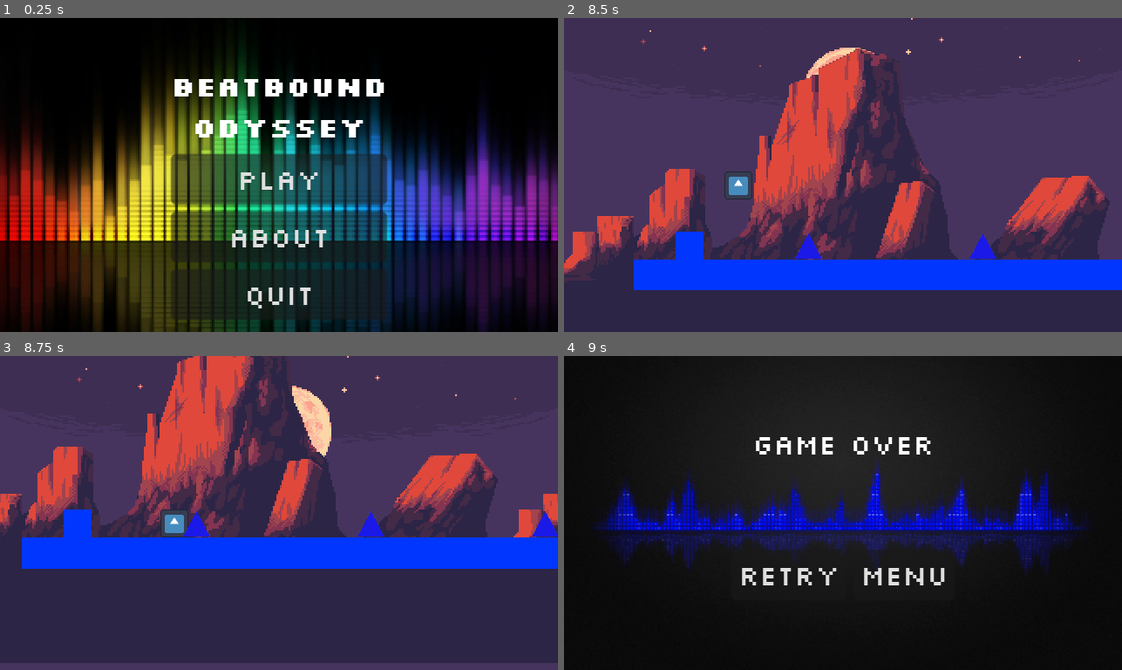
Above: before the commit, frames 1-4 (two rows, left to right).
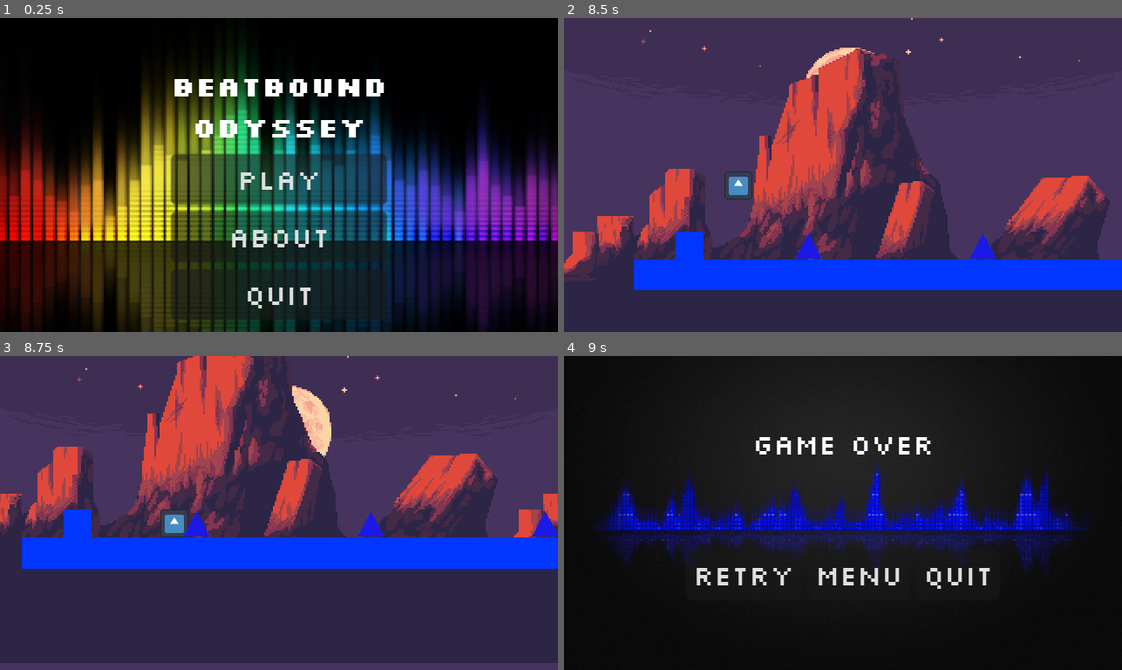
Above: after the commit, the same moments.

Repository: APersonXHe/AP-CompSci-Midyear-Project
Game: Godot game, scene res://scenes/main_menu/main_menu.tscn
The game is run twice, just before and just after one commit, with the same random seed, the same clock (stepped at 60 frames per second) and the same inputs. The engine's default icon, where the game draws it, is replaced by a stand-in: a white triangle on a blue panel in a dark square. Sound files missing from this copy of the repository are replaced by a short silence.
Inputs:
- Up to frame 1 (0.25 s): no input
- Up to frame 2 (8.5 s): click "ABOUT" at 0.5 s; click "BACK" at 1.25 s; click "PLAY" at 2 s; click "LEVEL 1" at 2.75 s; tap Enter (ui_accept) at 3.5, 3.77, 5, 5.27, 6.5, 8, 8.27 s; click "Retry" at 4.25 s; click "Retry" at 5.75 s; click "Retry" at 7.25 s
- Up to frame 3 (8.75 s): no input
- Up to frame 4 (9 s): no input

Frames 1-3 are identical in both runs. In frame 4, 1.6% of the frame differs, in the area x 22-77%, y 61-75%.

Commit message:
added quit button when pressing esc from the game, so that the player can quit the game without having to die

Diff:
--- a/scenes/main_menu/about.tscn
+++ b/scenes/main_menu/about.tscn
@@ -29,6 +29,7 @@
 color = Color(7.70092e-07, 0.66286, 0.561611, 0.513726)
 
 [node name="Label" type="Label" parent="ColorRect"]
+layout_mode = 0
 offset_top = -1.0
 offset_right = 312.0
 offset_bottom = 155.0
--- a/scenes/world/retry_pause_menu.tscn
+++ b/scenes/world/retry_pause_menu.tscn
@@ -41,5 +41,11 @@
 theme_override_fonts/font = ExtResource("1_38drp")
 text = "Back"
 
+[node name="Quit" type="Button" parent="VBoxContainer/HBoxContainer"]
+layout_mode = 2
+theme_override_fonts/font = ExtResource("1_38drp")
+text = "Quit"
+
 [connection signal="pressed" from="VBoxContainer/HBoxContainer/Retry" to="." method="_on_retry_pressed"]
 [connection signal="pressed" from="VBoxContainer/HBoxContainer/Back" to="." method="_on_back_pressed"]
+[connection signal="pressed" from="VBoxContainer/HBoxContainer/Quit" to="." method="_on_quit_pressed"]
--- a/scripts/world/retry_pause_menu.gd
+++ b/scripts/world/retry_pause_menu.gd
@@ -2,6 +2,7 @@
 
 @onready var text_label = $VBoxContainer/Text
 @onready var back_button = $VBoxContainer/HBoxContainer/Back
+@onready var quit_button = $VBoxContainer/HBoxContainer/Quit
 
 func _ready() -> void:
 	update_label_text()
@@ -42,3 +43,7 @@
 		text_label.text = "Game Over"
 	elif GameManager.player_paused:
 		text_label.text = "Paused"
+
+func _on_quit_pressed() -> void:
+	print("quit button pressed, quitting the game")
+	get_tree().quit()
